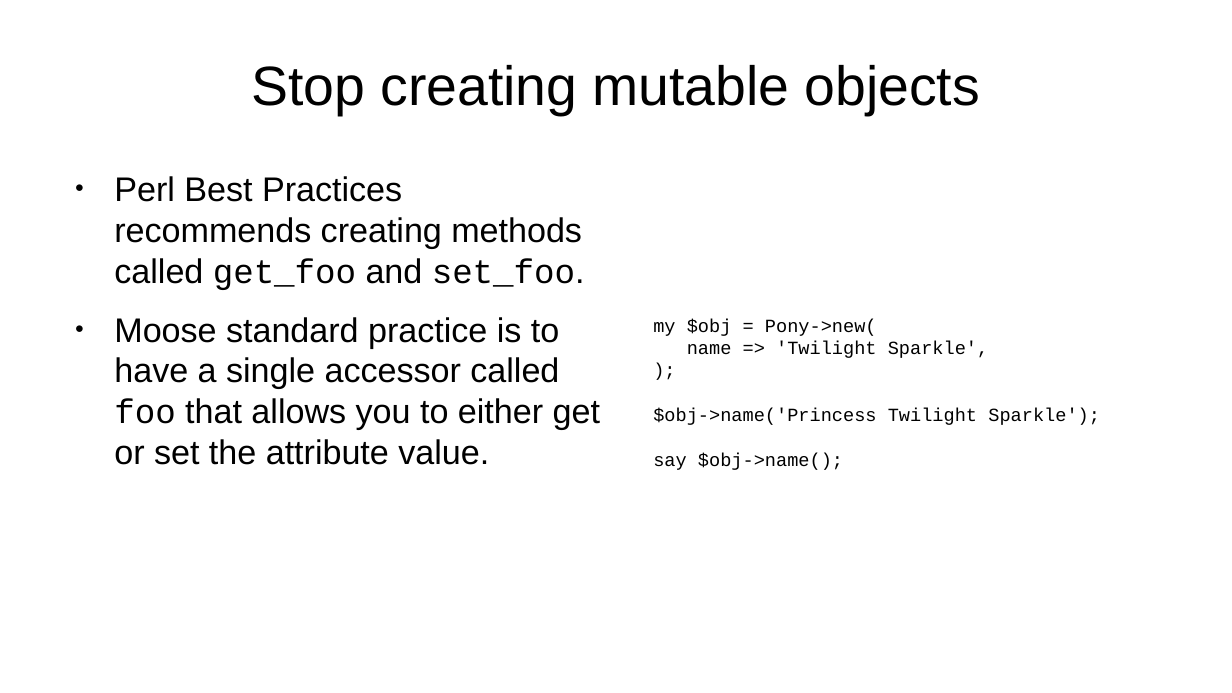
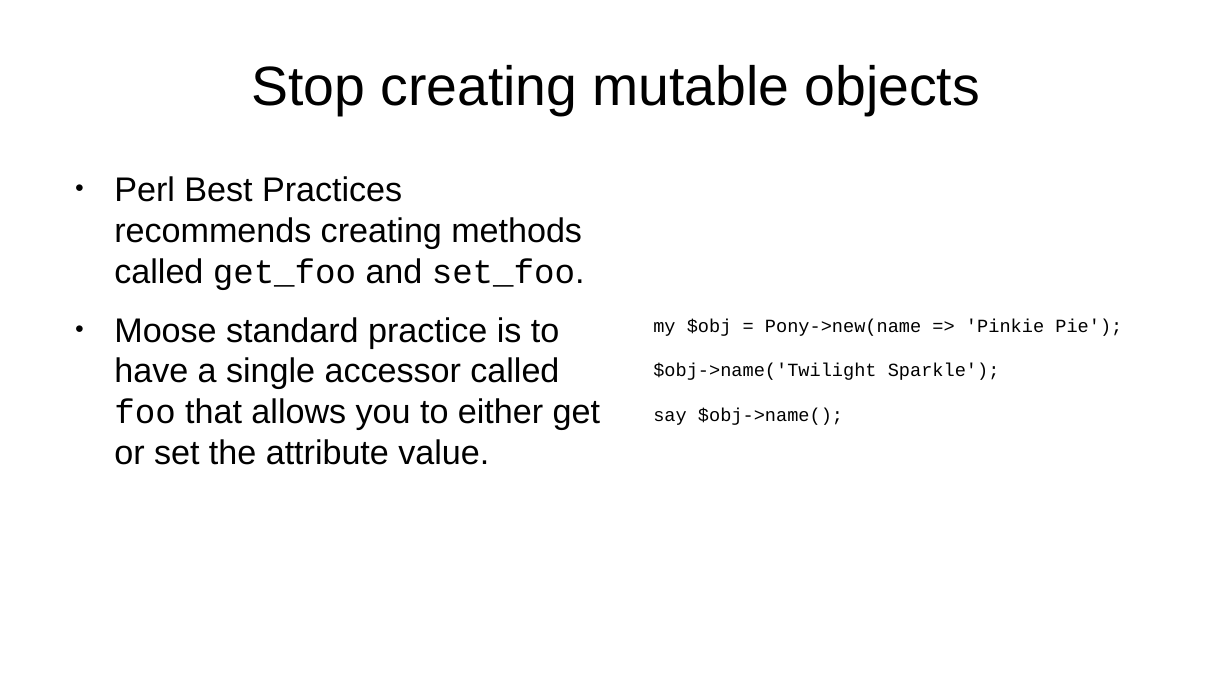
Before and after one commit to tobyink/docs-modern-oop, a slide deck: slide 5 of talks/three-weird-tricks/presentation.odp. Drawn at 1232x693 pixels with LibreOffice and Linux fonts; fonts in the diff are those of the drawing; background and template pictures are left out. Boxes give left, top, right and bottom in pixels: in the first picture for what was removed or moved away, otherwise in the second. Text is boxed around its words. In the diff, an @@ line names an element or a change of style, - is before the commit and + after.

```diff
--- a/talks/three-weird-tricks/presentation.odp
+++ b/talks/three-weird-tricks/presentation.odp
@@ text at (x1=653, y1=319, x2=1122, y2=380): text changed @@
-my $obj = Pony->new(
-name => 'Twilight Sparkle',
-);
-$obj->name('Princess Twilight Sparkle');
+my $obj = Pony->new(name => 'Pinkie Pie');
+$obj->name('Twilight Sparkle');
```
Also in this commit, not shown: 1 other slide changed, 4 slides added.
